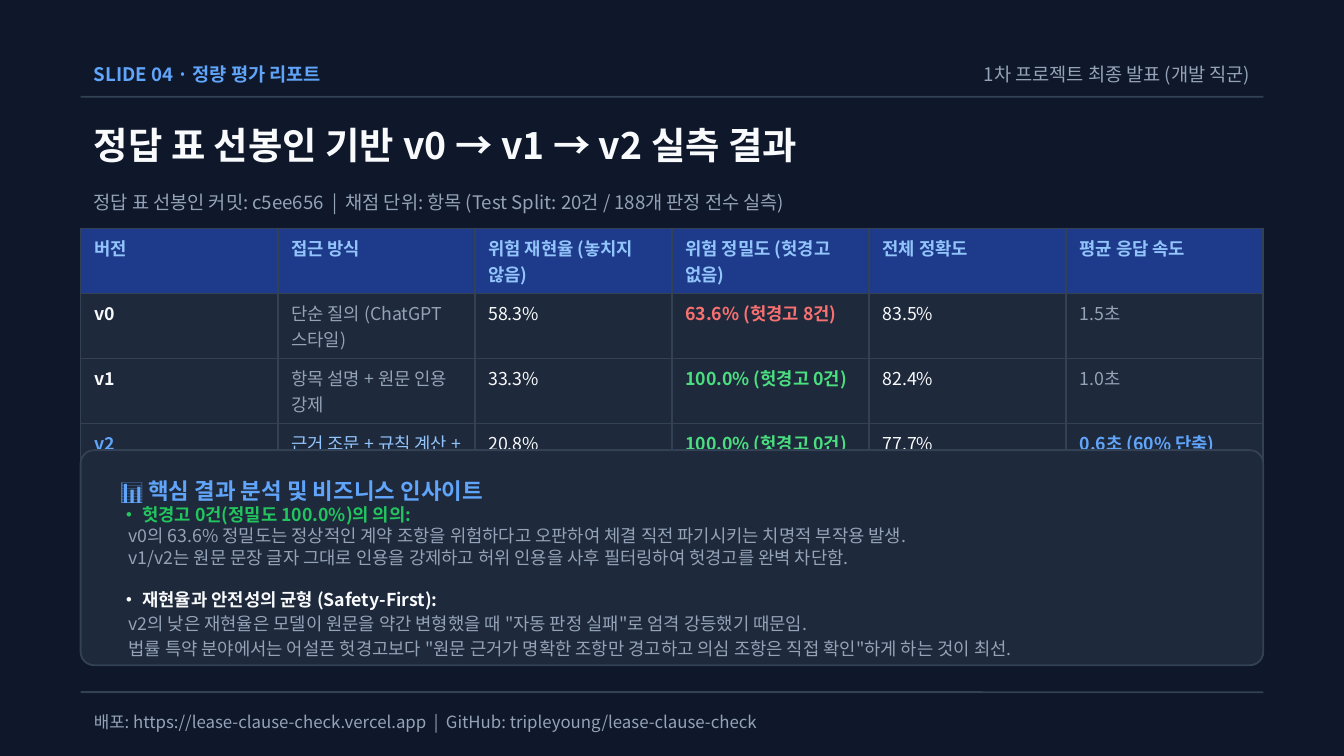
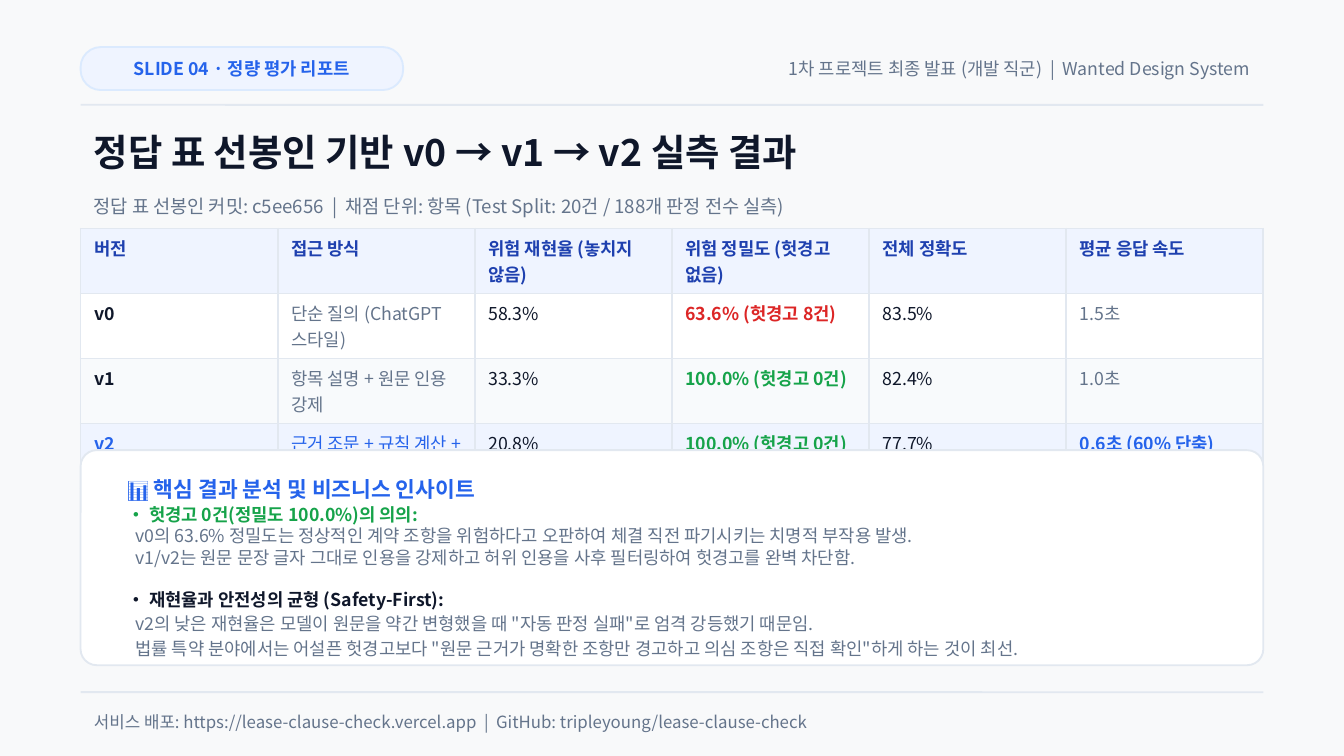
Before and after one commit to tripleyoung/lease-clause-check, a slide deck: slide 4 of submission/01_발표자료_계약서특약점검기.pptx. Drawn at 1344x756 pixels with LibreOffice and Linux fonts; fonts in the diff are those of the drawing. Boxes give left, top, right and bottom in pixels: in the first picture for what was removed or moved away, otherwise in the second. Text is boxed around its words. In the diff, an @@ line names an element or a change of style, - is before the commit and + after.

Commit message:
style(presentation): 원티드 디자인 시스템(Montage UI) 전면 적용 (화이트 캔버스, 인디고 필 배지, 모던 카드 그리드)

```diff
--- a/submission/01_발표자료_계약서특약점검기.pptx
+++ b/submission/01_발표자료_계약서특약점검기.pptx
@@ background #0F172A to #F8F9FA @@
@@ text "SLIDE 04 · 정량 평가 ...": place and size @@
-text "SLIDE 04 · 정량 평가 ..." at box(94, 65, 321, 83)
+text "SLIDE 04 · 정량 평가 ..." at box(134, 60, 350, 77)
@@ text "SLIDE 04 · 정량 평가 ..." at box(134, 60, 350, 77): size 10 to 9.5 pt, text colour #60A5FA to #2563EB; alignment left to centre @@
@@ rounded rectangle added at box(81, 47, 403, 90), fill #EFF4FF, outline #DBEAFE 1 pt @@
@@ text at box(789, 60, 1250, 80): text changed; size 10 to 9.5 pt; text colour #94A3B8 to #64748B @@
-1차 프로젝트 최종 발표 (개발 직군)
+1차 프로젝트 최종 발표 (개발 직군) | Wanted Design System
@@ line moved from (81, 97) - (1263, 97) to (81, 105) - (1263, 105) @@
@@ line (81, 105) - (1263, 105): stroke #334155 1 pt to #E2E8F0 1 pt @@
@@ text "정답 표 선봉인 기반 v0 ...": place and size @@
-text "정답 표 선봉인 기반 v0 ..." at box(94, 127, 797, 163)
+text "정답 표 선봉인 기반 v0 ..." at box(94, 134, 797, 170)
@@ text "정답 표 선봉인 기반 v0 ..." at box(94, 134, 797, 170): text colour #F8FAFC to #0F172A @@
@@ text "정답 표 선봉인 커밋: c5ee656 ..." at box(94, 197, 784, 217): text colour #94A3B8 to #64748B @@
@@ table at box(81, 228, 1266, 486) @@
@@ fill #1E3A8A to #EFF4FF in row 1 @@
@@ fill #1E293B to #FFFFFF in row 2 @@
@@ fill #1E293B to #F8FAFC in row 3 @@
@@ fill #1E293B to #EFF4FF in row 4 @@
@@ text colour #93C5FD to #1E40AF in "버전", "접근 방식", "위험 재현율 (놓치지 않음)", "위험 정밀도 (헛경고 없음)" and 2 more places @@
@@ text colour #F8FAFC to #0F172A in "v0", "58.3%", "83.5%", "v1" and 4 more places @@
@@ text colour #94A3B8 to #64748B in "단순 질의 (ChatGPT 스타일)", "1.5초", "항목 설명 + 원문 인용 강제", "1.0초" @@
@@ text colour #F87171 to #DC2626 in "63.6% (헛경고 8건)" @@
@@ text colour #4ADE80 to #16A34A in "100.0% (헛경고 0건)", "100.0% (헛경고 0건)" @@
@@ text colour #60A5FA to #2563EB in "v2", "0.6초 (60% 단축)" @@
@@ text colour #93C5FD to #2563EB in "근거 조문 + 규칙 계산 + 출력 ..." @@
@@ borders changed @@
@@ rounded rectangle at box(81, 450, 1263, 665): fill #1E293B to #FFFFFF; outline #334155 1 pt to #E2E8F0 1 pt; proportions changed @@
@@ text "📊 핵심 결과 분석 및 ..." at box(154, 479, 475, 499): size 12 to 11.5 pt, text colour #60A5FA to #2563EB @@
@@ text "• 헛경고 0건(정밀도 100.0%)의 의의: ..." at box(135, 506, 1019, 657): text colour #22C55E to #16A34A in "• 헛경고 0건(정밀도 100.0%)의 의의:"; text colour #94A3B8 to #64748B in "v0의 63.6% 정밀도는 정상적인 계약 조항을 위험하다고 ...", "법률 특약 분야에서는 어설픈 헛경고보다 "원문 근거가 ..."; text colour #F8FAFC to #0F172A in "• 재현율과 안전성의 균형 (Safety-First):" @@
@@ line (81, 692) - (1263, 692): stroke #334155 1 pt to #E2E8F0 1 pt @@
@@ text at box(94, 714, 807, 732): text changed; text colour #94A3B8 to #64748B @@
-배포: https://lease-clause-check.vercel.app | GitHub: tripleyoung/lease-clause-check
+서비스 배포: https://lease-clause-check.vercel.app | GitHub: tripleyoung/lease-clause-check
```
Also in this commit, not shown: 5 other slides changed, 6 other files.
